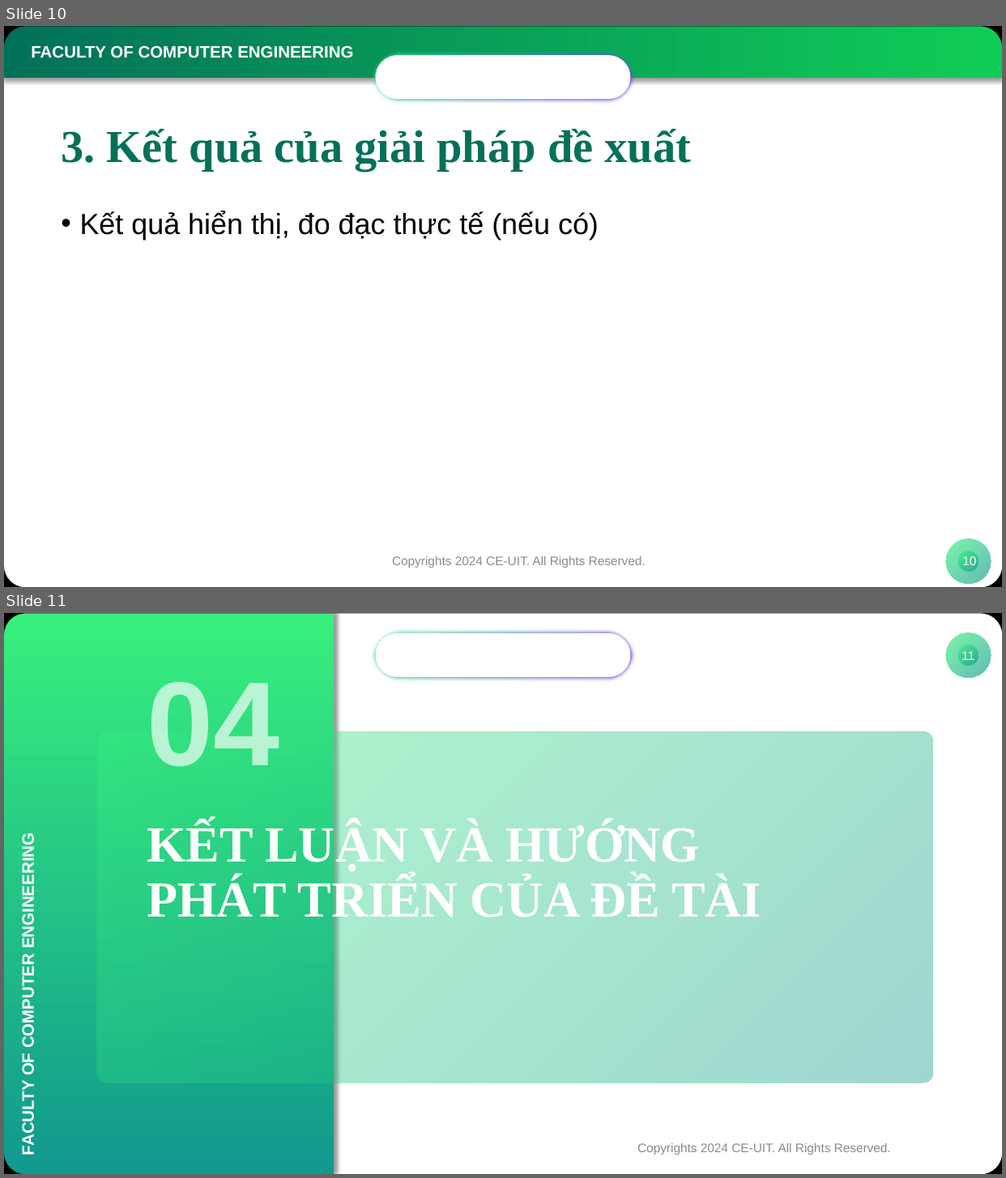
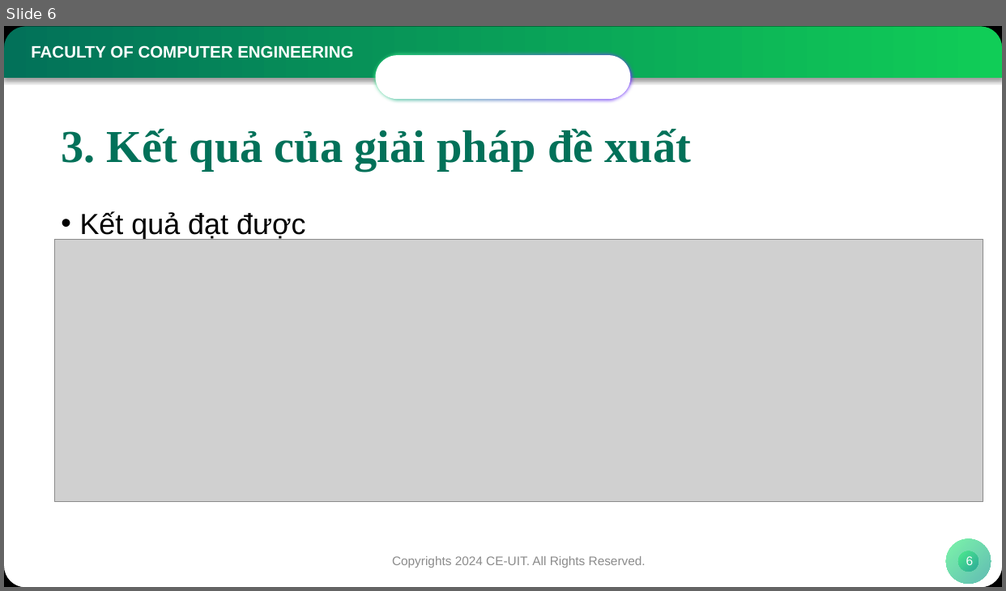
Before and after one commit to NamIsStudyingCE/Quanvolution, a slide deck: KTMT_KLTN_Phu luc 6_Mau bao cao bao ve.pptx. Shown one above the other, each under a label of ours: slides 10 and 11 before the commit, slide 6 after it. The pictures are 1006x1178 and 1006x591 pixels, drawn with LibreOffice and Linux fonts; fonts in the diff are those of the drawing; grey boxes stand for pictures; background and template pictures are left out. Boxes give left, top, right and bottom in pixels: in the first picture for what was removed or moved away, otherwise in the second. Text is boxed around its words. In the diff, an @@ line names an element or a change of style, - is before the commit and + after.

```diff
--- a/KTMT_KLTN_Phu luc 6_Mau bao cao bao ve.pptx
+++ b/KTMT_KLTN_Phu luc 6_Mau bao cao bao ve.pptx
@@ slide 11 removed at [4,613,1002,1174], background #FFFFFF; not listed: 1 template element that a slide beside it also shows @@
@@ rectangle removed at [4,613,334,1174] @@
@@ rounded rectangle removed at [371,628,635,681] @@
@@ rounded rectangle removed at [375,633,631,677] @@
@@ ellipse removed at [947,633,991,678] @@
@@ ellipse removed at [958,645,978,666] @@
@@ page number removed at [961,651,974,660] @@
-11
@@ text removed at [147,682,279,767] @@
-04
@@ rounded rectangle removed at [97,732,933,1083] @@
@@ title removed at [147,822,761,926] @@
-KẾT LUẬN VÀ HƯỚNG
-PHÁT TRIỂN CỦA ĐỀ TÀI
@@ text removed at [19,846,37,1153] @@
-FACULTY OF COMPUTER ENGINEERING
@@ text removed at [637,1144,891,1155] @@
-Copyrights 2024 CE-UIT. All Rights Reserved.
@@ what was slide 10 is now slide 6 @@
@@ slide 6 changed as well @@
@@ text at [80,211,306,240]: text changed @@
-• Kết quả hiển thị, đo đạc thực tế (nếu có)
+• Kết quả đạt được
@@ picture added at [55,239,983,501] @@
@@ page number at [966,557,974,565]: text changed @@
-10
+6
```
Also in this commit, not shown: 6 other slides changed, 6 other slides removed, 18 other files.
